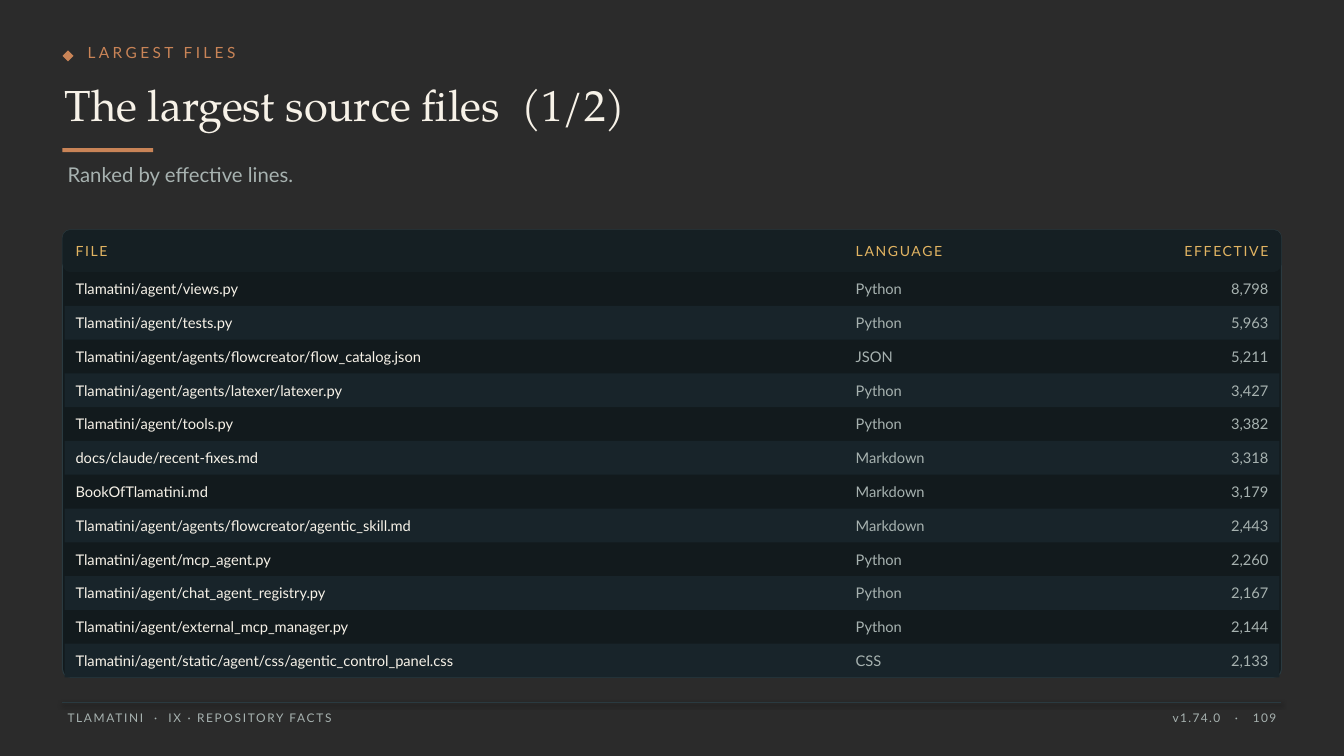
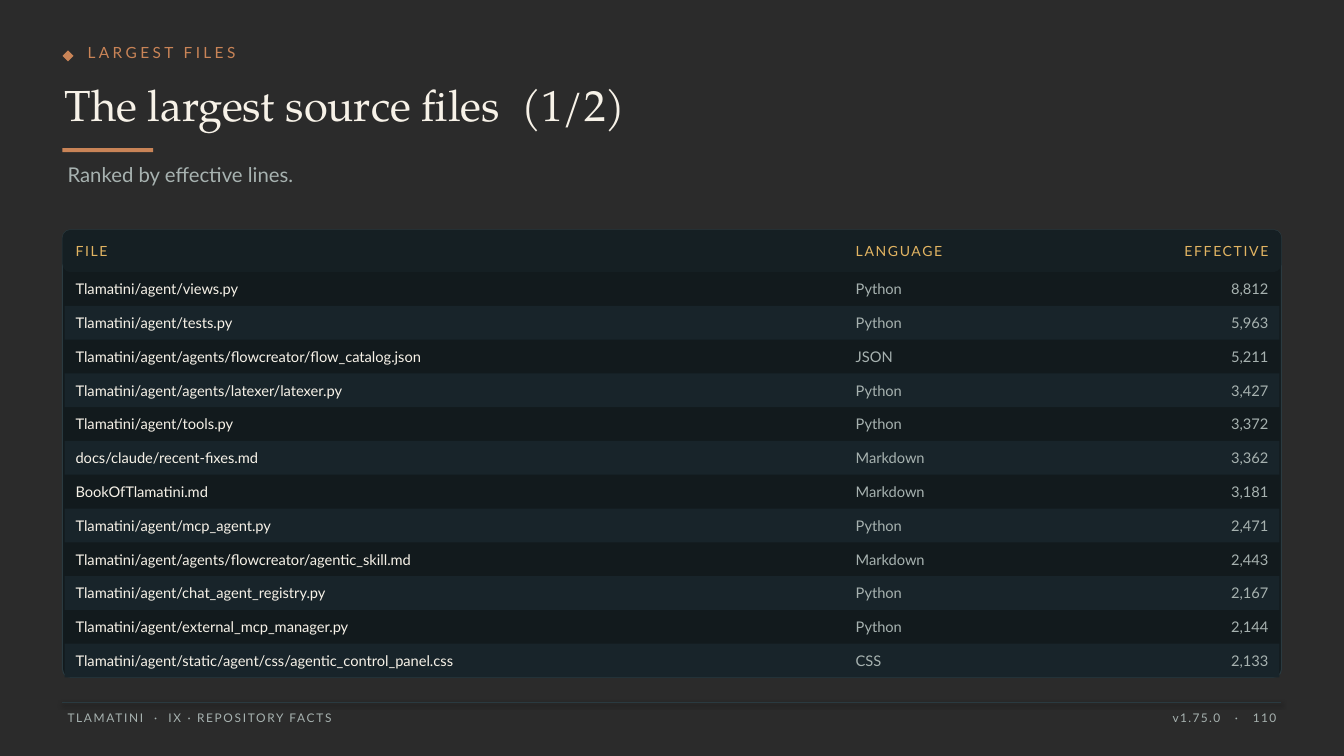
Before and after one commit to XAIHT/Tlamatini, a slide deck: slide 110 of Tlamatini_eXtended_Artificial_Intelligence_Humanly_Tempered.pptx (slide 109 before the commit). Drawn at 1344x756 pixels with LibreOffice and Linux fonts; fonts in the diff are those of the drawing; background and template pictures are left out; a plain dark background stands for a picture behind light text. Boxes give left, top, right and bottom in pixels: in the first picture for what was removed or moved away, otherwise in the second. Text is boxed around its words. In the diff, an @@ line names an element or a change of style, - is before the commit and + after.

```diff
--- a/Tlamatini_eXtended_Artificial_Intelligence_Humanly_Tempered.pptx
+++ b/Tlamatini_eXtended_Artificial_Intelligence_Humanly_Tempered.pptx
@@ text at bbox=[1231, 283, 1268, 296]: text changed @@
-8,798
+8,812
@@ text at bbox=[1231, 418, 1268, 431]: text changed @@
-3,382
+3,372
@@ text at bbox=[1231, 452, 1268, 465]: text changed @@
-3,318
+3,362
@@ text at bbox=[1231, 486, 1268, 499]: text changed @@
-3,179
+3,181
@@ text "Tlamatini/agent/mcp_agent.py": place and size @@
-text "Tlamatini/agent/mcp_agent.py" at bbox=[76, 554, 271, 568]
+text "Tlamatini/agent/mcp_agent.py" at bbox=[76, 520, 271, 534]
@@ text "Python": place and size @@
-text "Python" at bbox=[856, 554, 902, 568]
+text "Python" at bbox=[856, 520, 902, 534]
@@ text at bbox=[1231, 520, 1268, 533]: text changed @@
-2,443
+2,471
@@ text "Tlamatini/agent/agents/flowcreator/agentic_skill.md": place and size @@
-text "Tlamatini/agent/agents/flowcreator/agentic_skill.md" at bbox=[76, 520, 411, 534]
+text "Tlamatini/agent/agents/flowcreator/agentic_skill.md" at bbox=[76, 554, 411, 568]
@@ text "Markdown": place and size @@
-text "Markdown" at bbox=[856, 520, 925, 531]
+text "Markdown" at bbox=[856, 554, 925, 565]
@@ text at bbox=[1231, 554, 1268, 567]: text changed @@
-2,260
+2,443
@@ text at bbox=[1173, 713, 1276, 722]: text changed @@
-v1.74.0 · 109
+v1.75.0 · 110
```
Also in this commit, not shown: 130 other slides changed, 2 slides added, 1 slide removed, 32 other files.
